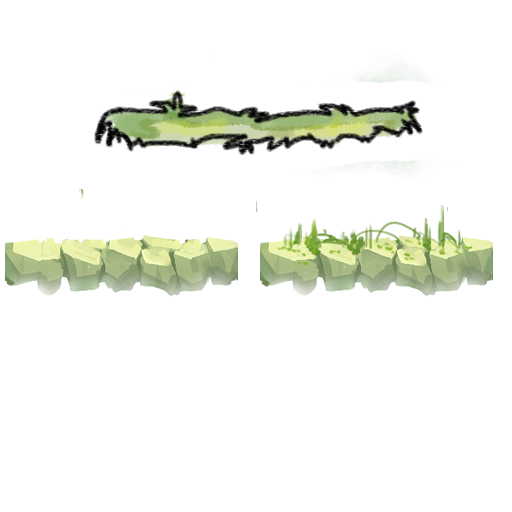
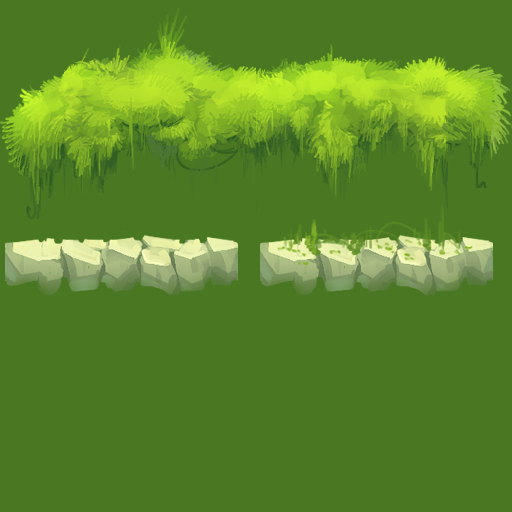
Two versions of the same layered image (512×512). Layer-by-layer changes:
painted on "Top" over [left=0, top=7, right=512, bottom=220]
removed layer "Top копия" over [left=78, top=48, right=462, bottom=213]
showed "Layer 4" over [left=0, top=0, right=512, bottom=512]
